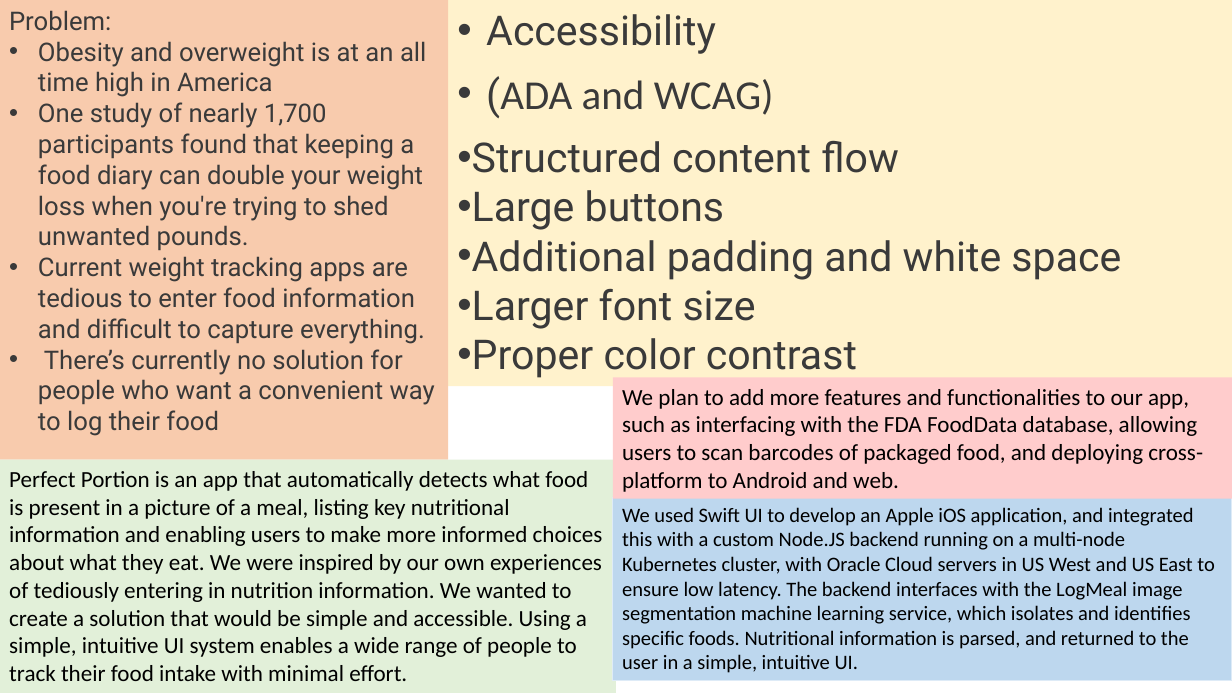
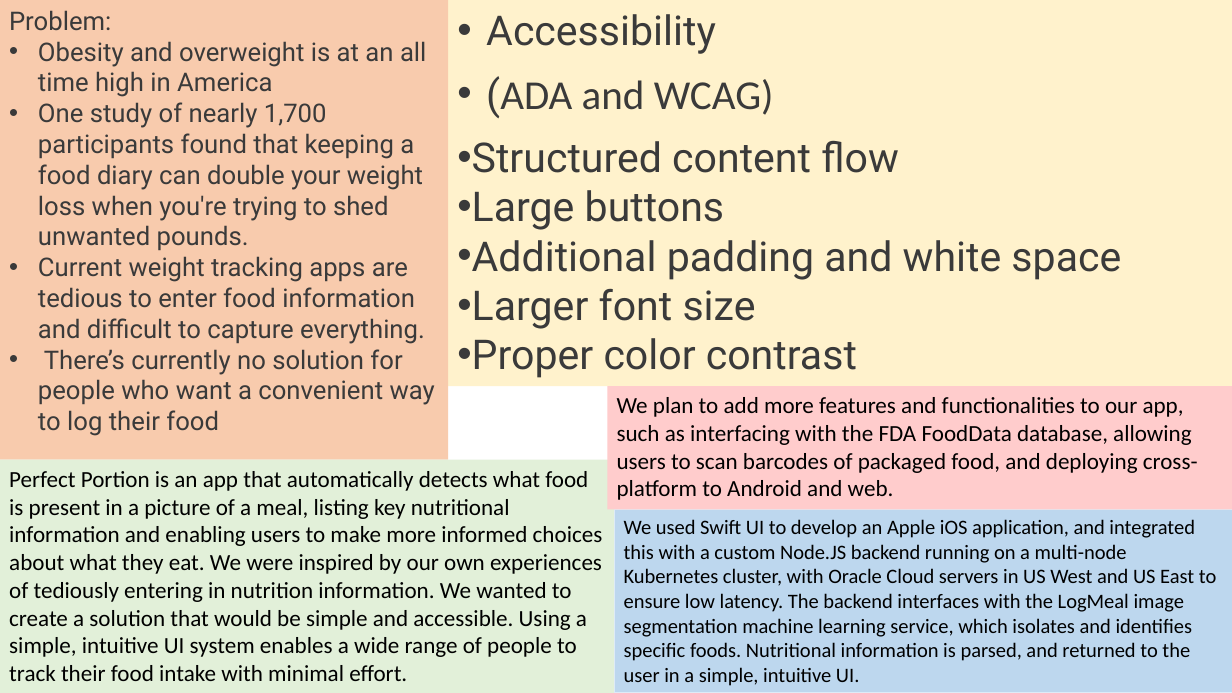
Before and after one commit to asareynolds/PerfectPortion, a slide deck: slide 1 of HackPSU.pptx. Drawn at 1232x693 pixels with LibreOffice and Linux fonts; fonts in the diff are those of the drawing. Boxes give left, top, right and bottom in pixels: in the first picture for what was removed or moved away, otherwise in the second. Text is boxed around its words. In the diff, an @@ line names an element or a change of style, - is before the commit and + after.

```diff
--- a/HackPSU.pptx
+++ b/HackPSU.pptx
@@ rectangle "We plan to add more ..." resized from (x1=613, y1=377, x2=1232, y2=498) to (x1=607, y1=386, x2=1232, y2=509) @@
@@ rectangle "We used Swift UI to ..." moved from (x1=613, y1=497, x2=1232, y2=681) to (x1=615, y1=509, x2=1232, y2=693) @@
```
